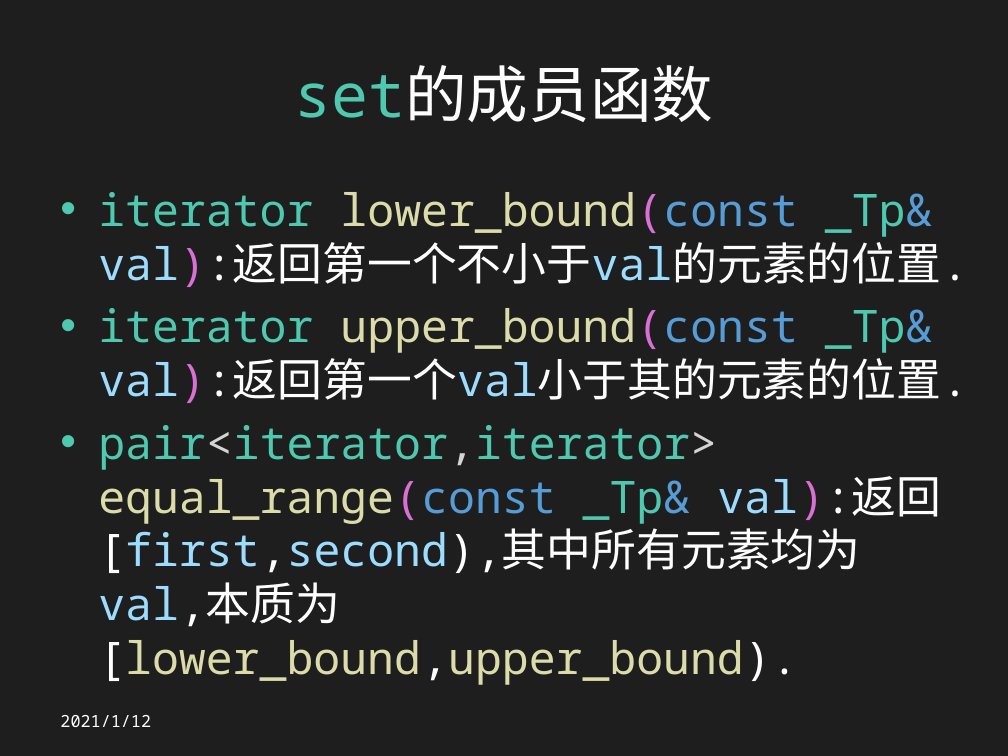
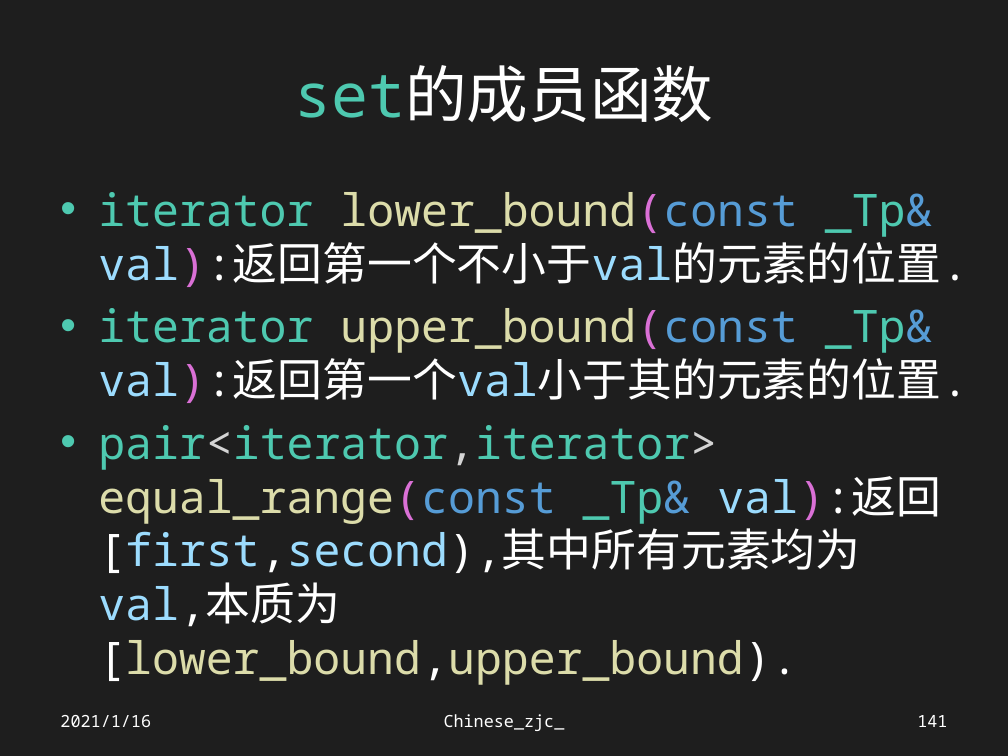
Before and after one commit to Chinesezjc/Solved-Problems, a slide deck: slide 141 of STL.pptx (slide 125 before the commit). Drawn at 1008x756 pixels with LibreOffice and Linux fonts; fonts in the diff are those of the drawing. Boxes give left, top, right and bottom in pixels: in the first picture for what was removed or moved away, otherwise in the second. Text is boxed around its words. In the diff, an @@ line names an element or a change of style, - is before the commit and + after.

Commit message:
Chinese_zjc_

```diff
--- a/STL.pptx
+++ b/STL.pptx
@@ text at (x1=60, y1=715, x2=151, y2=727): text changed @@
-2021/1/12
+2021/1/16
@@ text added at (x1=444, y1=714, x2=565, y2=731), 12 pt, text #FFFFFF @@
+Chinese_zjc_
@@ page number added at (x1=917, y1=715, x2=947, y2=727), 12 pt, text #FFFFFF @@
+141
```
Also in this commit, not shown: 147 other slides changed, 16 slides added, 34 other files.
